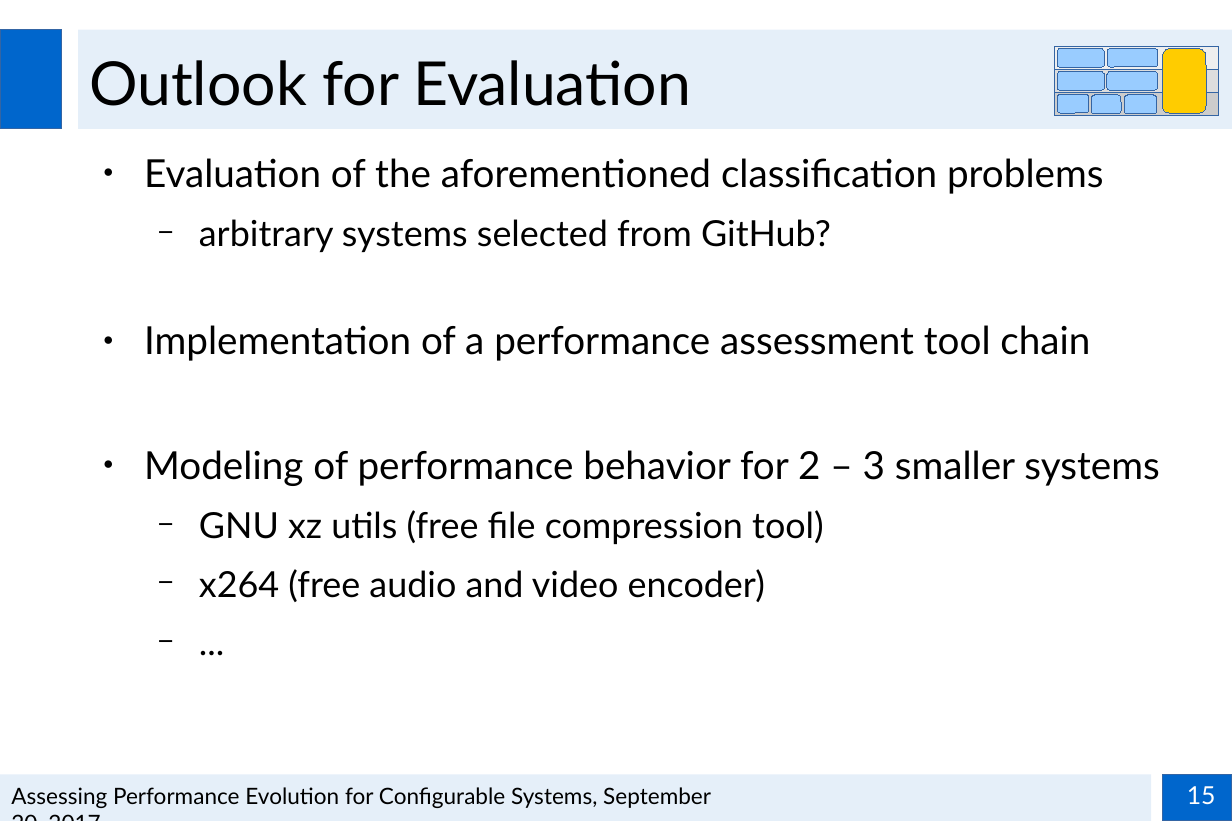
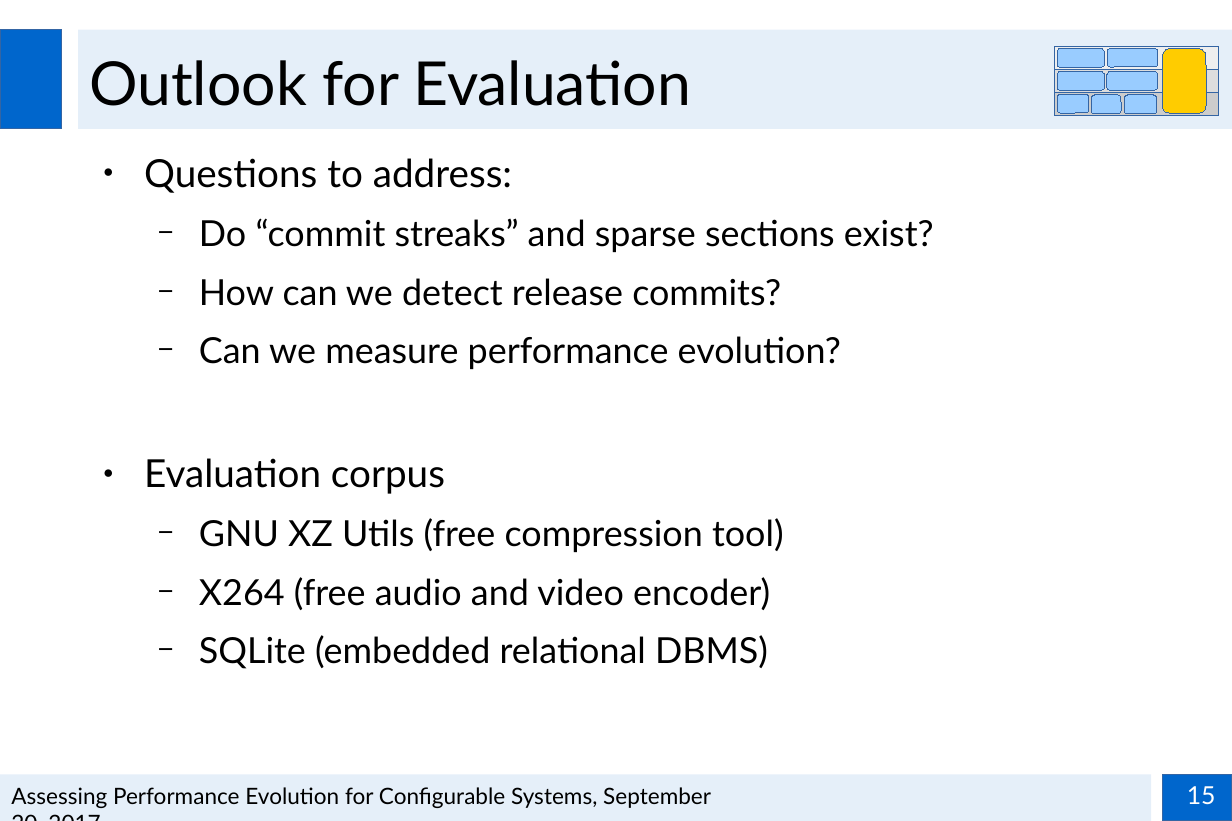
Before and after one commit to smba/msthesis, a slide deck: slide 15 of Presentations/Zwischenpräsentation_MA.odp. Drawn at 1232x821 pixels with LibreOffice and Linux fonts; fonts in the diff are those of the drawing; background and template pictures are left out. Boxes give left, top, right and bottom in pixels: in the first picture for what was removed or moved away, otherwise in the second. Text is boxed around its words. In the diff, an @@ line names an element or a change of style, - is before the commit and + after.

```diff
--- a/Presentations/Zwischenpräsentation_MA.odp
+++ b/Presentations/Zwischenpräsentation_MA.odp
@@ text at <box>144,158,934,669</box>: text changed; size 24 to 22.3 pt @@
-● Evaluation of the aforementioned classification problems
-  − arbitrary systems selected from GitHub?
-● Implementation of a performance assessment tool chain
-● Modeling of performance behavior for 2 – 3 smaller systems
-  − GNU xz utils (free file compression tool)
-  − x264 (free audio and video encoder)
-  − ...
+● Questions to address:
+  − Do “commit streaks” and sparse sections exist?
+  − How can we detect release commits?
+  − Can we measure performance evolution?
+● Evaluation corpus
+  − GNU XZ Utils (free compression tool)
+  − X264 (free audio and video encoder)
+  − SQLite (embedded relational DBMS)
```
Also in this commit, not shown: 2 other slides changed, 1 other file.
